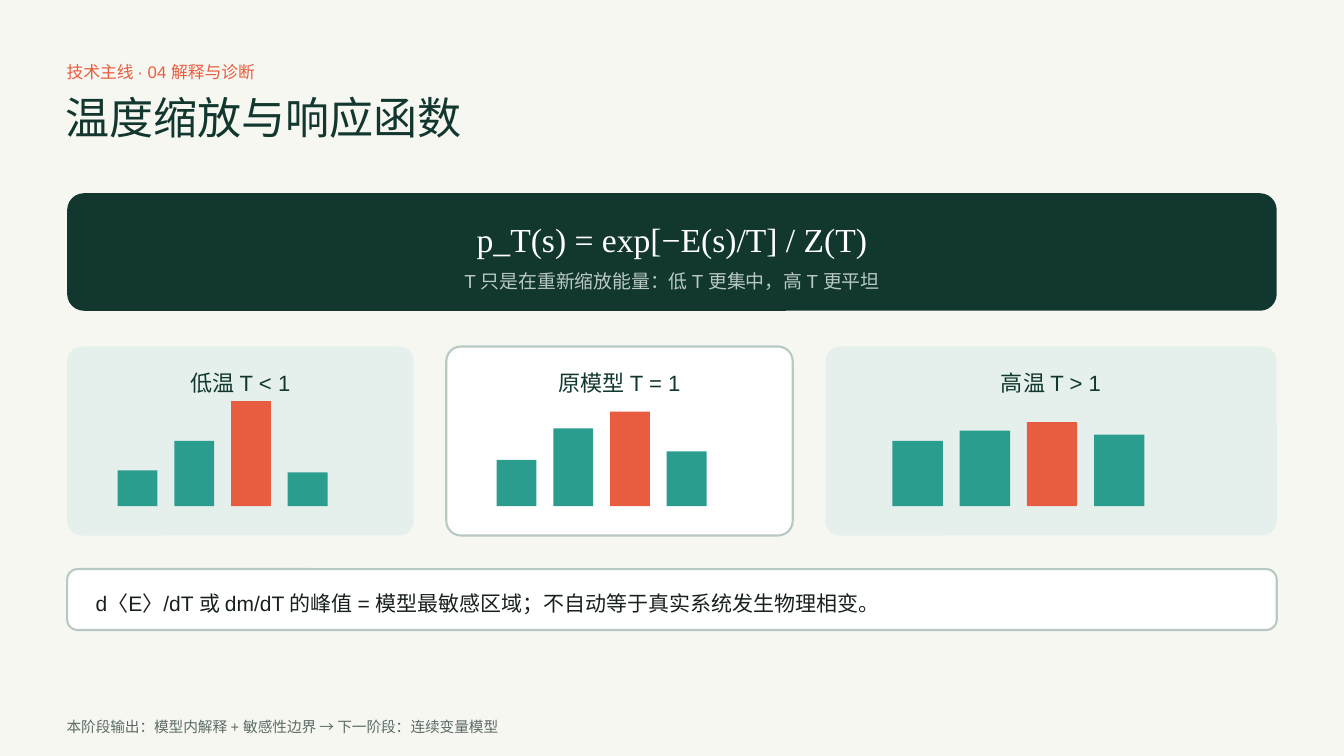
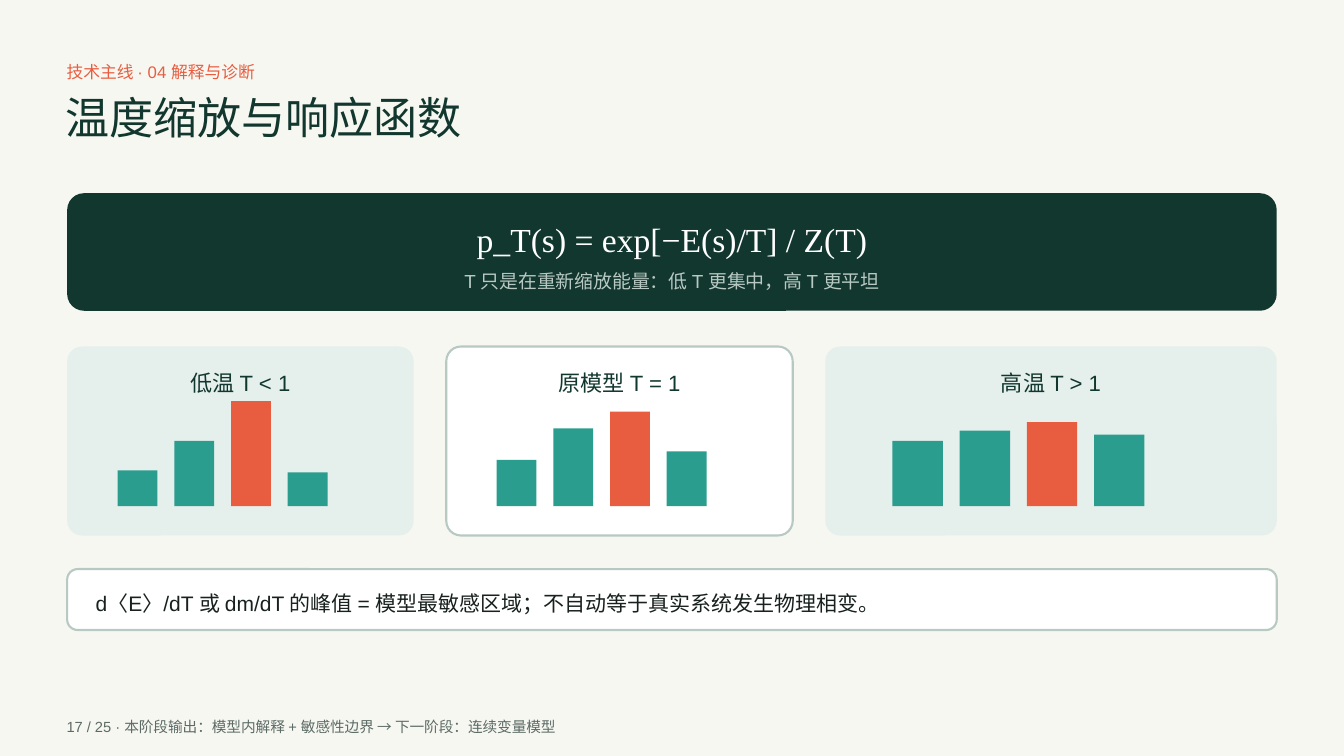
Before and after one commit to sqsssq/edu-analysis, a slide deck: slide 17 of output/pptx/learnenergy-foundations-technical-report-cn-v2.pptx (slide 22 before the commit). Drawn at 1344x756 pixels with LibreOffice and Linux fonts; fonts in the diff are those of the drawing. Boxes give left, top, right and bottom in pixels: in the first picture for what was removed or moved away, otherwise in the second. Text is boxed around its words. In the diff, an @@ line names an element or a change of style, - is before the commit and + after.

```diff
--- a/output/pptx/learnenergy-foundations-technical-report-cn-v2.pptx
+++ b/output/pptx/learnenergy-foundations-technical-report-cn-v2.pptx
@@ text at (67, 719, 556, 733): text changed @@
-本阶段输出：模型内解释 + 敏感性边界 → 下一阶段：连续变量模型
+17 / 25 · 本阶段输出：模型内解释 + 敏感性边界 → 下一阶段：连续变量模型
```
Also in this commit, not shown: 19 other slides changed, 5 slides added, 10 slides removed.
